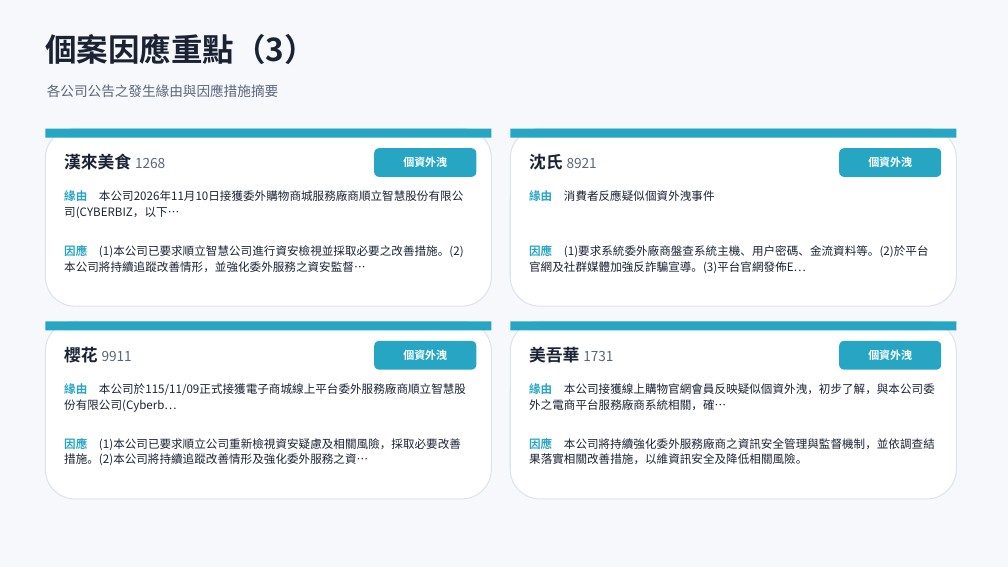
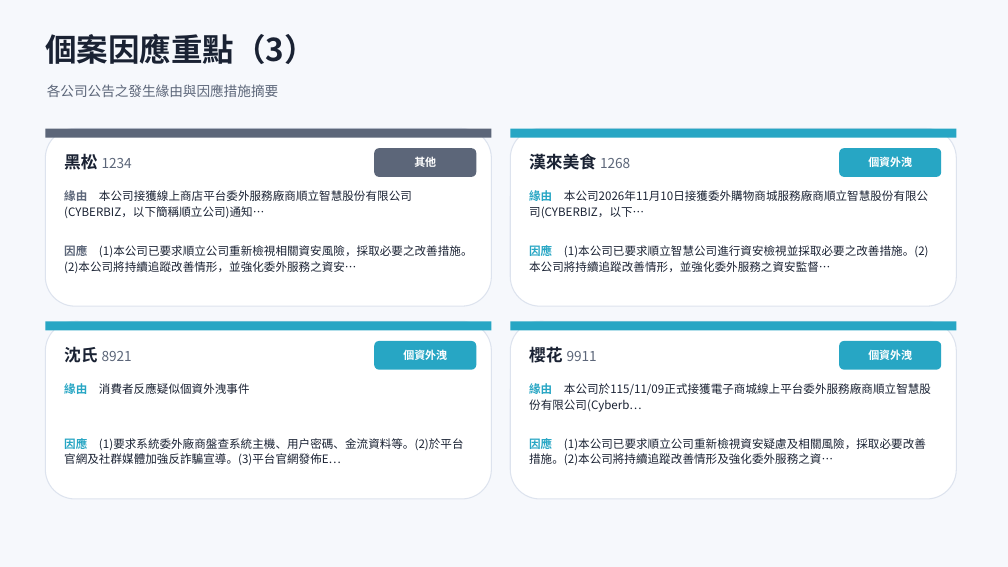
Before and after one commit to Johnnylin77/mops-isec-monitor, a slide deck: slide 8 of 資安事件因應分析.pptx. Drawn at 1008x567 pixels with LibreOffice and Linux fonts; fonts in the diff are those of the drawing. Boxes give left, top, right and bottom in pixels: in the first picture for what was removed or moved away, otherwise in the second. Text is boxed around its words. In the diff, an @@ line names an element or a change of style, - is before the commit and + after.

```diff
--- a/資安事件因應分析.pptx
+++ b/資安事件因應分析.pptx
@@ rectangle at [45,129,492,138]: fill #27A6C4 to #5C6679 @@
@@ rounded rectangle at [374,148,476,177]: fill #27A6C4 to #5C6679 @@
@@ text at [64,154,132,170]: text changed; size 16 to 13 pt; text colour #1A2233 to #5C6679; bold off @@
-漢來美食 1268
+黑松 1234
@@ text at [414,157,436,167]: text changed @@
-個資外洩
+其他
@@ text at [529,153,630,170]: text changed; size 13 to 16 pt; text colour #5C6679 to #1A2233; bold on @@
-沈氏 8921
+漢來美食 1268
@@ text at [64,190,412,218]: text changed @@
-緣由 本公司2026年11月10日接獲委外購物商城服務廠商順立智慧股份有限公司(CYBERBIZ，以下…
+緣由 本公司接獲線上商店平台委外服務廠商順立智慧股份有限公司(CYBERBIZ，以下簡稱順立公司)通知…
@@ text at [529,190,928,218]: text changed @@
-緣由 消費者反應疑似個資外洩事件
+緣由 本公司2026年11月10日接獲委外購物商城服務廠商順立智慧股份有限公司(CYBERBIZ，以下…
@@ text at [64,245,473,273]: text changed @@
-因應 (1)本公司已要求順立智慧公司進行資安檢視並採取必要之改善措施。(2)本公司將持續追蹤改善情形，並強化委外服務之資安監督…
+因應 (1)本公司已要求順立公司重新檢視相關資安風險，採取必要之改善措施。(2)本公司將持續追蹤改善情形，並強化委外服務之資安…
@@ text at [529,243,929,272]: text changed @@
-因應 (1)要求系統委外廠商盤查系統主機、用戶密碼、金流資料等。(2)於平台官網及社群媒體加強反詐騙宣導。(3)平台官網發佈E…
+因應 (1)本公司已要求順立智慧公司進行資安檢視並採取必要之改善措施。(2)本公司將持續追蹤改善情形，並強化委外服務之資安監督…
@@ text at [64,346,132,363]: text changed @@
-櫻花 9911
+沈氏 8921
@@ text at [529,347,597,363]: text changed @@
-美吾華 1731
+櫻花 9911
@@ text at [64,383,250,394]: text changed @@
-緣由 本公司於115/11/09正式接獲電子商城線上平台委外服務廠商順立智慧股份有限公司(Cyberb…
+緣由 消費者反應疑似個資外洩事件
@@ text at [529,383,931,412]: text changed @@
-緣由 本公司接獲線上購物官網會員反映疑似個資外洩，初步了解，與本公司委外之電商平台服務廠商系統相關，確…
+緣由 本公司於115/11/09正式接獲電子商城線上平台委外服務廠商順立智慧股份有限公司(Cyberb…
@@ text at [64,436,464,465]: text changed @@
-因應 (1)本公司已要求順立公司重新檢視資安疑慮及相關風險，採取必要改善措施。(2)本公司將持續追蹤改善情形及強化委外服務之資…
+因應 (1)要求系統委外廠商盤查系統主機、用戶密碼、金流資料等。(2)於平台官網及社群媒體加強反詐騙宣導。(3)平台官網發佈E…
@@ text at [529,436,926,465]: text changed @@
-因應 本公司將持續強化委外服務廠商之資訊安全管理與監督機制，並依調查結果落實相關改善措施，以維資訊安全及降低相關風險。
+因應 (1)本公司已要求順立公司重新檢視資安疑慮及相關風險，採取必要改善措施。(2)本公司將持續追蹤改善情形及強化委外服務之資…
```
Also in this commit, not shown: 12 other slides changed, 1 slide added, 2 other files.
